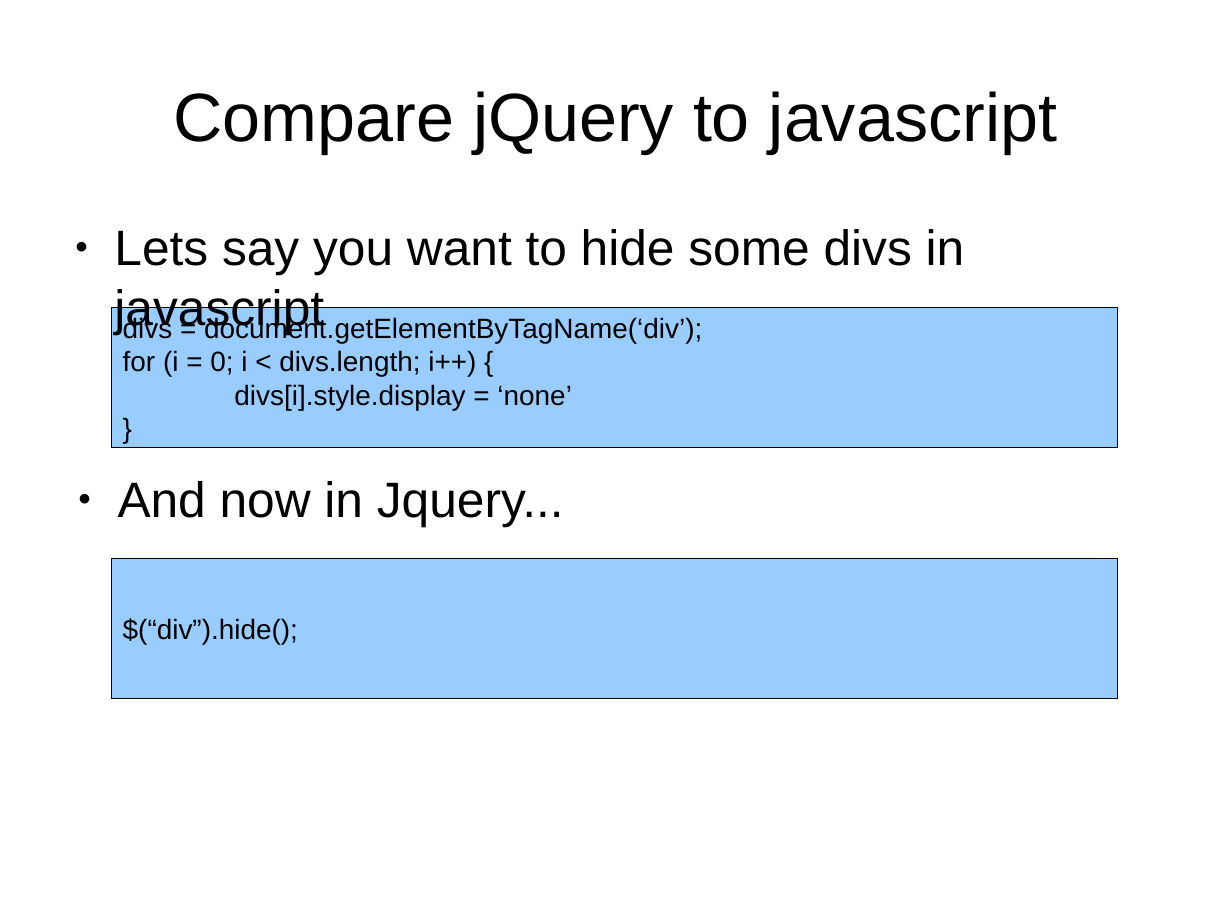
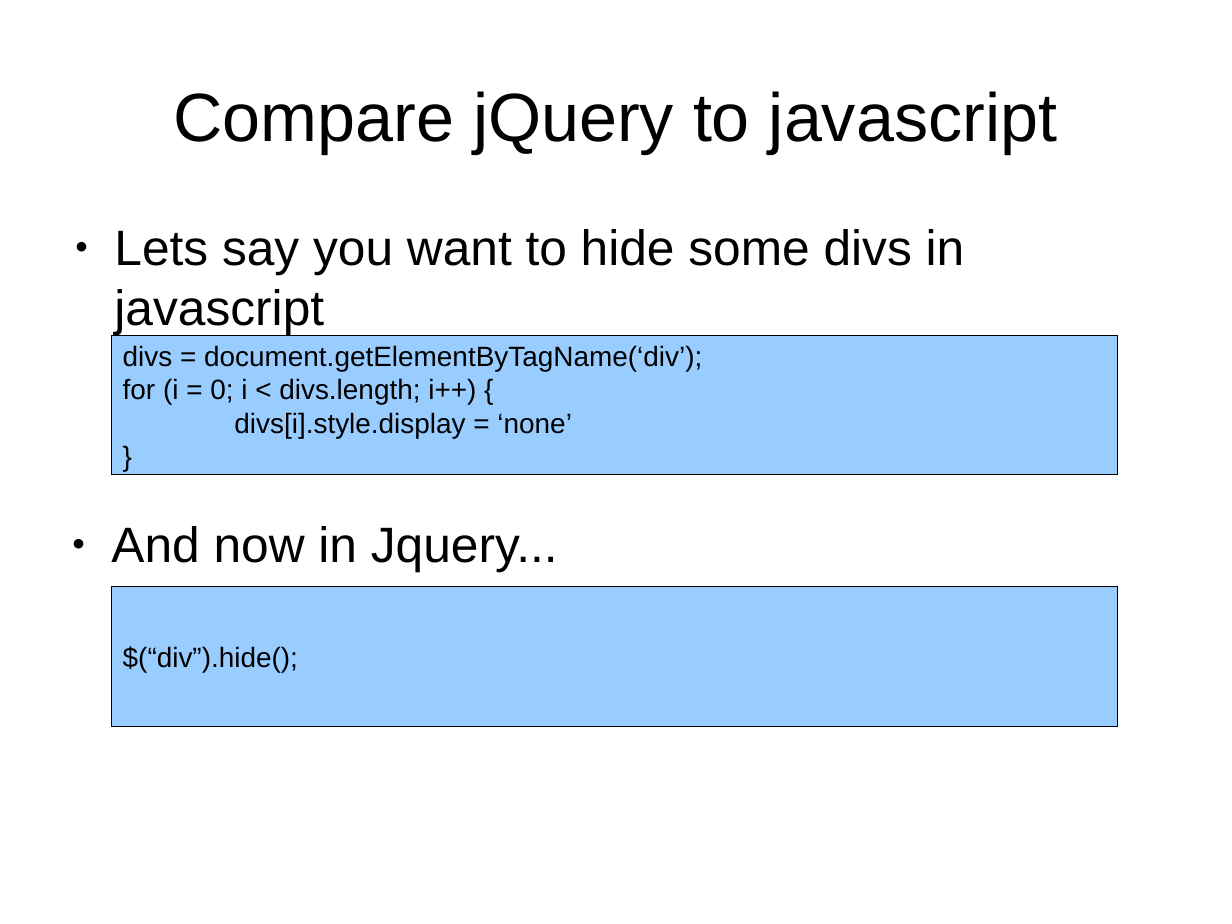
Before and after one commit to veltzer/demos, a slide deck: slide 6 of javascript/jquery/doc/jquery.odp (slide 5 before the commit). Drawn at 1232x924 pixels with LibreOffice and Linux fonts; fonts in the diff are those of the drawing. Boxes give left, top, right and bottom in pixels: in the first picture for what was removed or moved away, otherwise in the second. Text is boxed around its words. In the diff, an @@ line names an element or a change of style, - is before the commit and + after.

```diff
--- a/javascript/jquery/doc/jquery.odp
+++ b/javascript/jquery/doc/jquery.odp
@@ rectangle "divs = document.getElementByTagName(‘div’);": place and size @@
-rectangle "divs = document.getElementByTagName(‘div’);" at [112, 307, 1118, 447]
+rectangle "divs = document.getElementByTagName(‘div’);" at [112, 335, 1118, 475]
@@ text "And now in Jquery...": place and size @@
-text "And now in Jquery..." at [118, 481, 564, 526]
+text "And now in Jquery..." at [111, 526, 558, 572]
@@ rectangle "$(“div”).hide();": place and size @@
-rectangle "$(“div”).hide();" at [112, 559, 1118, 699]
+rectangle "$(“div”).hide();" at [112, 587, 1118, 727]
```
Also in this commit, not shown: 8 other slides changed, 2 slides added, 16 other files.
